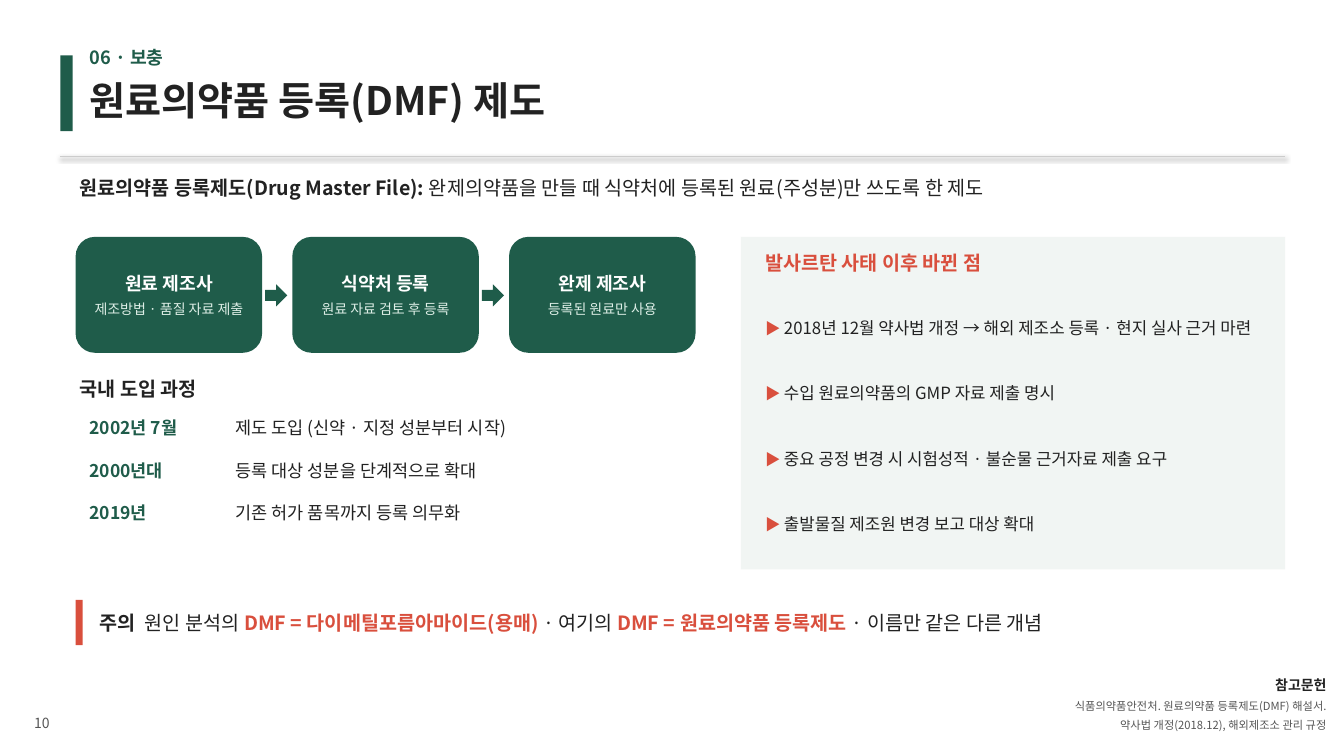
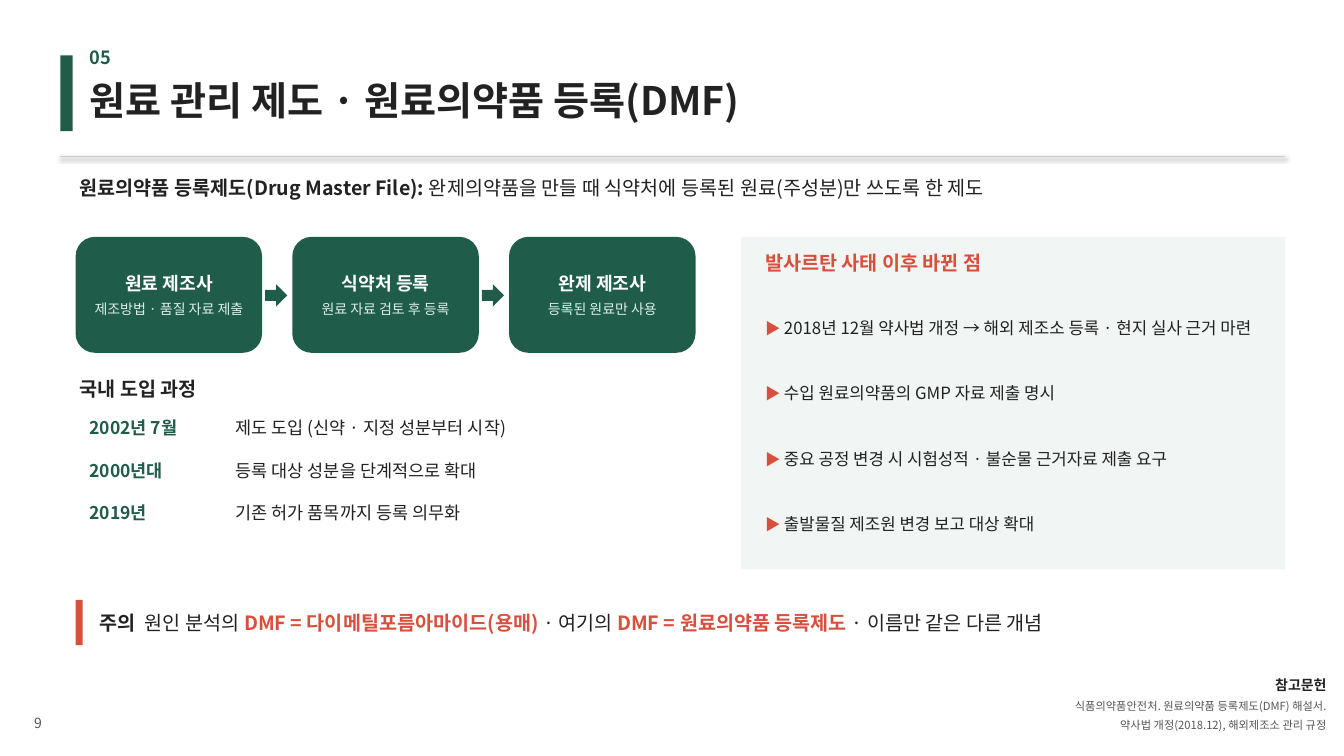
Before and after one commit to wlwl991123-prog/webtoon-app, a slide deck: slide 9 of GMP_발사르탄.pptx (slide 10 before the commit). Drawn at 1344x756 pixels with LibreOffice and Linux fonts; fonts in the diff are those of the drawing. Boxes give left, top, right and bottom in pixels: in the first picture for what was removed or moved away, otherwise in the second. Text is boxed around its words. In the diff, an @@ line names an element or a change of style, - is before the commit and + after.

```diff
--- a/GMP_발사르탄.pptx
+++ b/GMP_발사르탄.pptx
@@ text at bbox=[90, 50, 111, 65]: text changed @@
-06 · 보충
+05
@@ text at bbox=[90, 82, 739, 123]: text changed @@
-원료의약품 등록(DMF) 제도
+원료 관리 제도 · 원료의약품 등록(DMF)
@@ text at bbox=[34, 717, 42, 728]: text changed @@
-10
+9
```
Also in this commit, not shown: 5 other slides changed, 1 other file.
